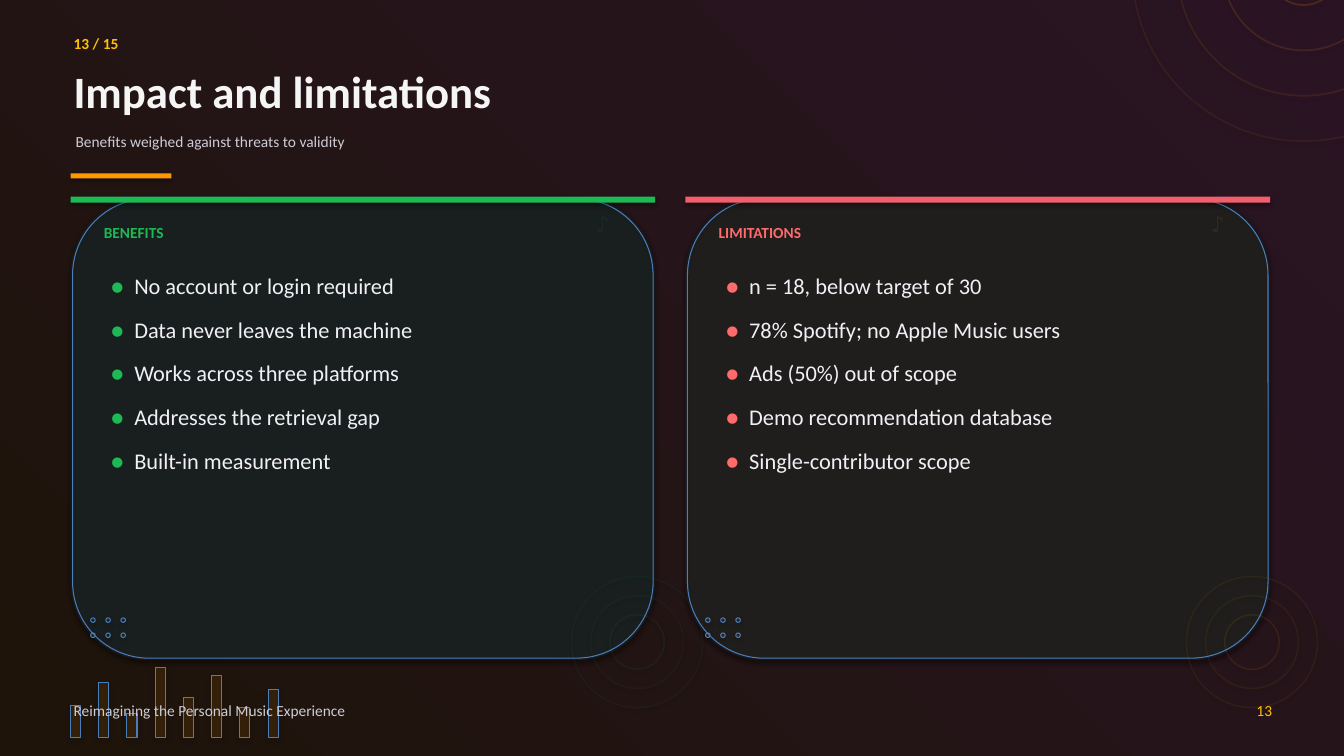
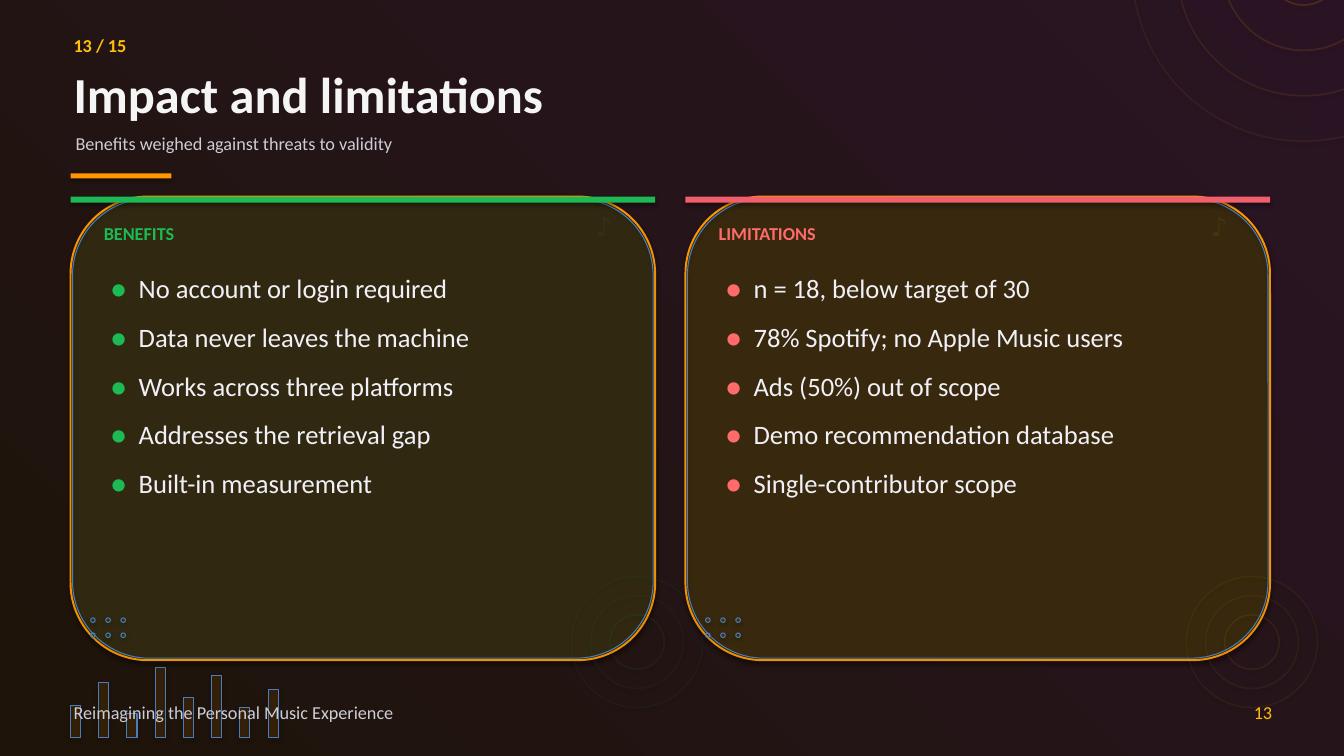
Before and after one commit to preet-kamdar/design-thinking-sem3, a slide deck: slide 13 of docs/Presentation.pptx. Drawn at 1344x756 pixels with LibreOffice and Linux fonts; fonts in the diff are those of the drawing. Boxes give left, top, right and bottom in pixels: in the first picture for what was removed or moved away, otherwise in the second. Text is boxed around its words. In the diff, an @@ line names an element or a change of style, - is before the commit and + after.

```diff
--- a/docs/Presentation.pptx
+++ b/docs/Presentation.pptx
@@ text "Impact and limitations" at bbox=[74, 77, 543, 121]: size 32 to 36 pt; less space between paragraphs @@
@@ rounded rectangle at bbox=[71, 197, 655, 660]: fill #1A1A1E to #322510; outline none to #FF9800 1.4 pt @@
@@ text "♪" at bbox=[593, 209, 635, 251]: size 16 to 19 pt; less space between paragraphs @@
@@ rounded rectangle at bbox=[686, 197, 1270, 660]: fill #1A1A1E to #322510; outline none to #FF9800 1.4 pt @@
@@ text "♪" at bbox=[1208, 209, 1250, 251]: size 16 to 19 pt; less space between paragraphs @@
@@ text "● No account or login ..." at bbox=[139, 279, 469, 494]: size 16 to 19 pt @@
@@ text "● n = 18, below ..." at bbox=[754, 279, 1123, 498]: size 16 to 19 pt @@
@@ text "♫" at bbox=[1200, 600, 1270, 660]: size 32 to 19 pt; less space between paragraphs @@
@@ size 11 to 13 pt; less space between paragraphs in 6 elements at bbox=[74, 40, 126, 52], bbox=[76, 137, 392, 153], bbox=[104, 228, 174, 240], bbox=[719, 228, 816, 240], bbox=[74, 704, 393, 724], bbox=[1254, 707, 1272, 719] @@
```
Also in this commit, not shown: 14 other slides changed, 3 other files.
